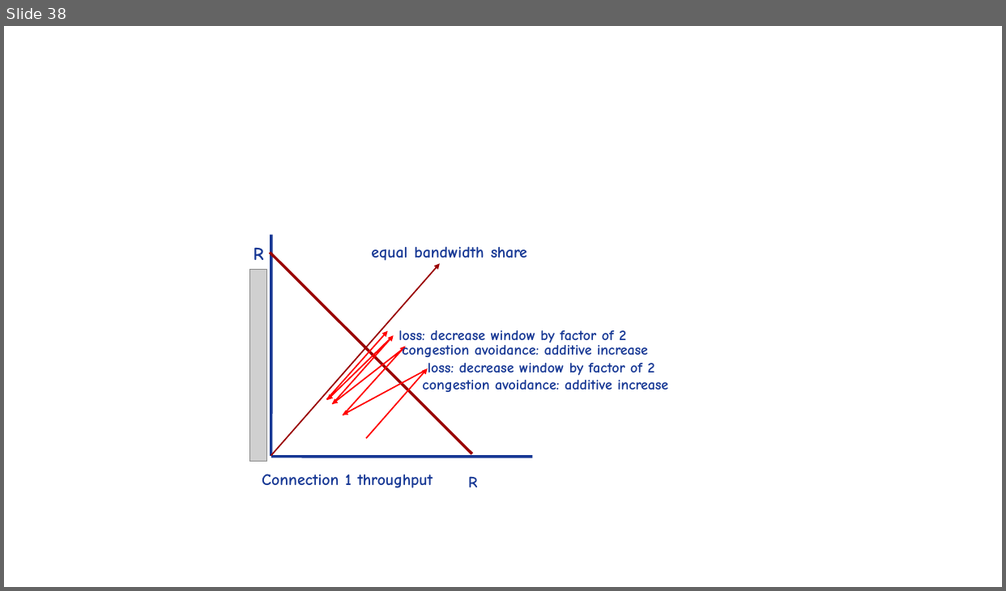
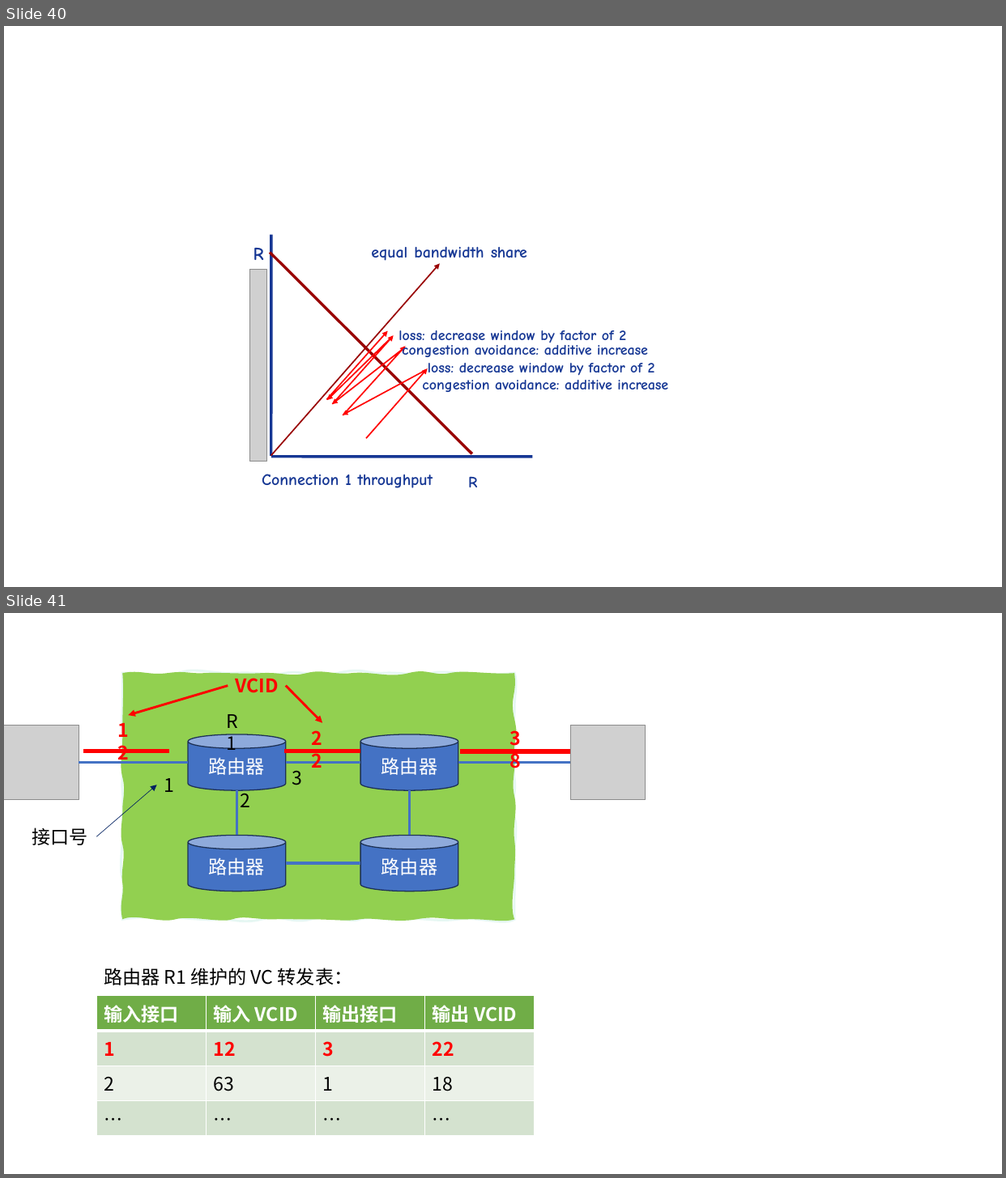
Before and after one commit to guofei9987/a, a slide deck: computer/network/计算机网络-素材.pptx. Shown one above the other, each under a label of ours: slide 38 before the commit, slides 40 and 41 after it. The pictures are 1006x591 and 1006x1178 pixels, drawn with LibreOffice and Linux fonts; fonts in the diff are those of the drawing; grey boxes stand for pictures. Boxes give left, top, right and bottom in pixels: in the first picture for what was removed or moved away, otherwise in the second. Text is boxed around its words. In the diff, an @@ line names an element or a change of style, - is before the commit and + after.

Commit message:
update

```diff
--- a/computer/network/计算机网络-素材.pptx
+++ b/computer/network/计算机网络-素材.pptx
@@ slide 41 added at box(4, 613, 1002, 1174), background #FFFFFF @@
@@ group added at box(4, 673, 646, 919): 9 lines, 9 texts, 4 cylinders, 3 arrows, 2 pictures, 1 freeform shape @@
+路由器
+路由器
+路由器
+路由器
+12
+22
+38
+R1
+1
+2
+3
+接口号
+VCID
@@ text added at box(104, 968, 352, 986), 18 pt, text #000000 @@
+路由器 R1 维护的 VC 转发表：
@@ table added at box(97, 996, 534, 1137), 4 rows, 4 columns @@
+输入接口 | 输入 VCID | 输出接口 | 输出 VCID
+1 | 12 | 3 | 22
+2 | 63 | 1 | 18
+… | … | … | …
@@ what was slide 38 is now slide 40 @@
```
Also in this commit, not shown: 2 slides changed, 2 other slides added, 1 slide removed.
